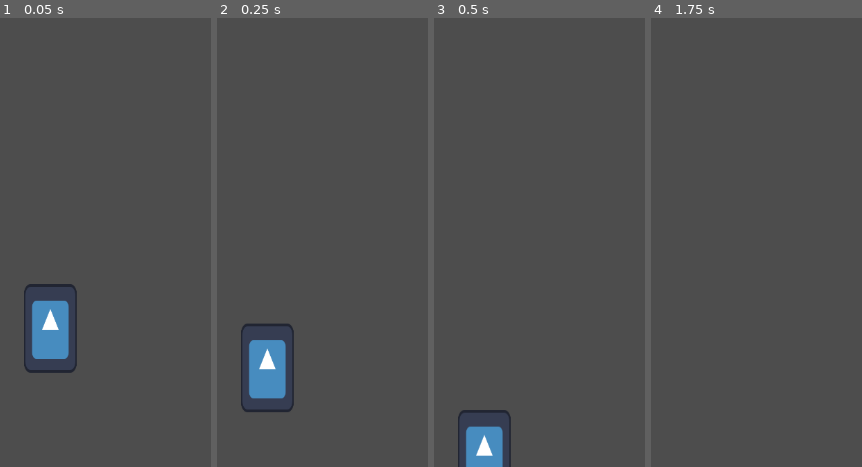
Above: before the commit, frames 1-4 (left to right).
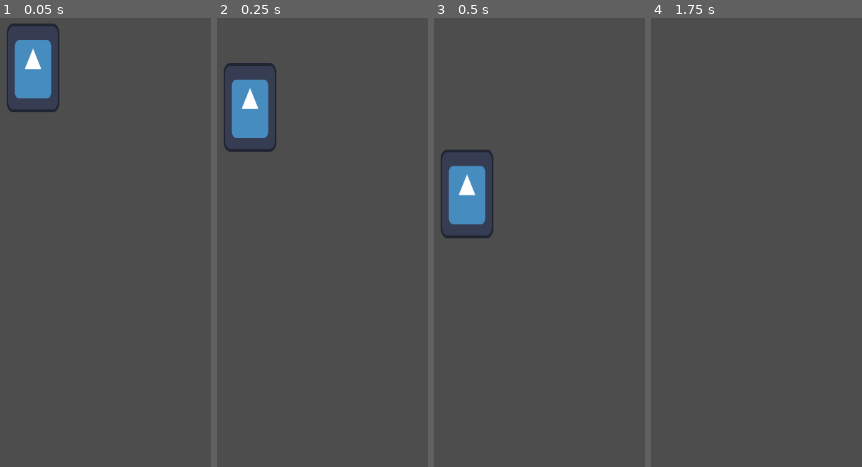
Above: after the commit, the same moments.

Repository: moaatt2/My-First-Game
Game: Godot game, scene res://scenes/world.tscn
The game is run twice, just before and just after one commit, with the same random seed, the same clock (stepped at 60 frames per second) and the same inputs. The engine's default icon, where the game draws it, is replaced by a stand-in: a white triangle on a blue panel in a dark square.
Inputs:
- Up to frame 1 (0.05 s): no input
- Up to frame 2 (0.25 s): no input
- Up to frame 3 (0.5 s): no input
- Up to frame 4 (1.75 s): hold D (move_right) from 0.53 s (still down)

The runs differ from the first frame. In frame 1, 5.8% of the frame differs, in the area x 3-37%, y 1-80%; in frame 2, 5.8%, in the area x 3-37%, y 10-88%; in frame 3, 4.8%; in frame 4, nothing differs.

Commit message:
Move player higher in scene to make falling easier to see.

Diff:
--- a/scenes/world.tscn
+++ b/scenes/world.tscn
@@ -3,6 +3,7 @@
 [ext_resource type="PackedScene" uid="uid://5e27c4l0dy1t" path="res://scenes/player.tscn" id="1_nnsk1"]
 
 [node name="World" type="Node2D"]
+position = Vector2(-25, -376)
 
 [node name="Player" parent="." instance=ExtResource("1_nnsk1")]
 position = Vector2(596, 510)
